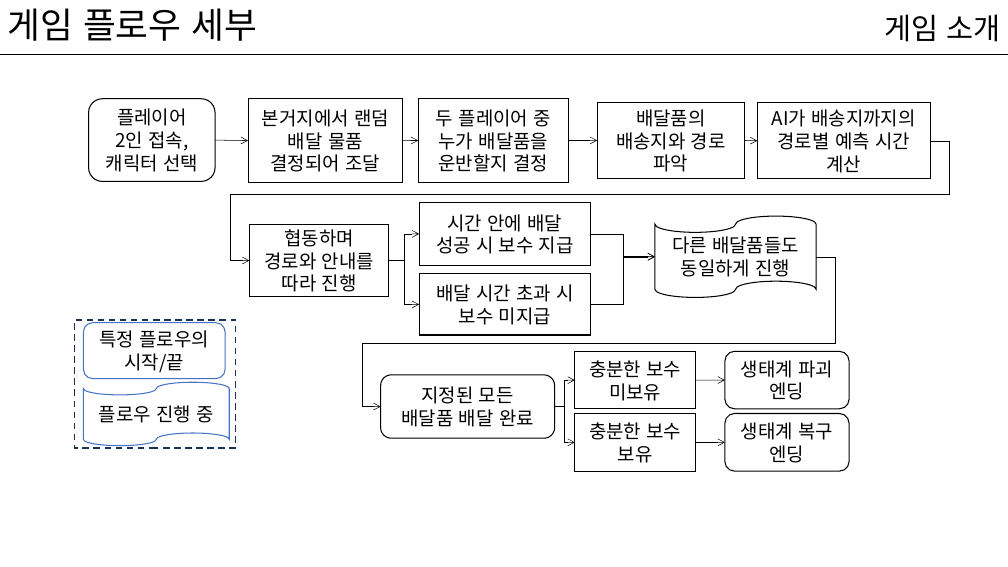
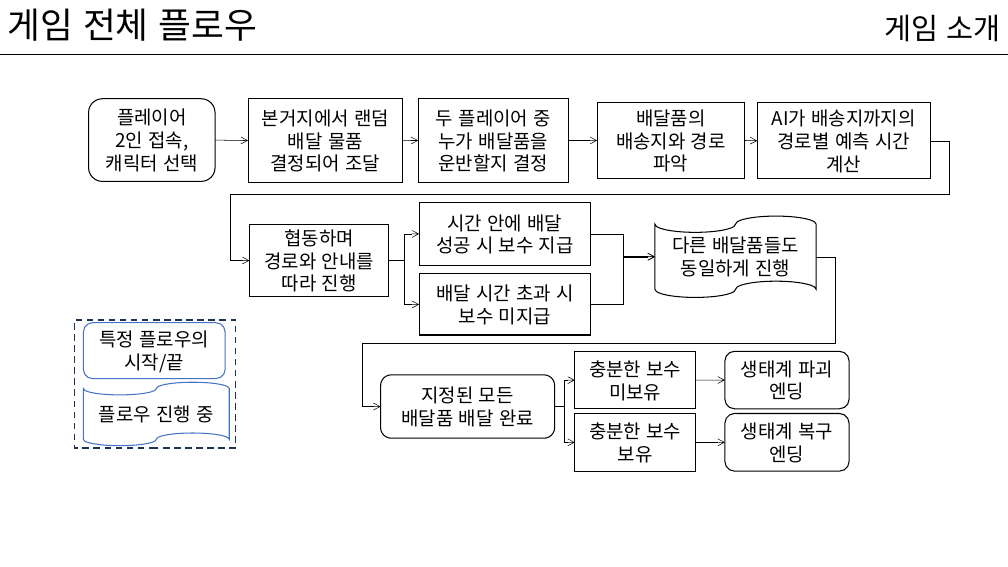
Before and after one commit to kwakyerin/2026_Graduation_Project, a slide deck: slide 7 of documents/HyunahKwon/01_works/01_designing/01_for_teammates/배트와 달트_기획.pptx (slide 12 before the commit). Drawn at 1008x567 pixels with LibreOffice and Linux fonts; fonts in the diff are those of the drawing. Boxes give left, top, right and bottom in pixels: in the first picture for what was removed or moved away, otherwise in the second. Text is boxed around its words. In the diff, an @@ line names an element or a change of style, - is before the commit and + after.

Commit message:
기획서 전체 개편 중

```diff
--- a/documents/HyunahKwon/01_works/01_designing/01_for_teammates/배트와 달트_기획.pptx
+++ b/documents/HyunahKwon/01_works/01_designing/01_for_teammates/배트와 달트_기획.pptx
@@ title at (8, 8, 257, 41): text changed @@
-게임 플로우 세부
+게임 전체 플로우
```
Also in this commit, not shown: 79 other slides changed, 14 slides added, 4 slides removed, 8 other files.
